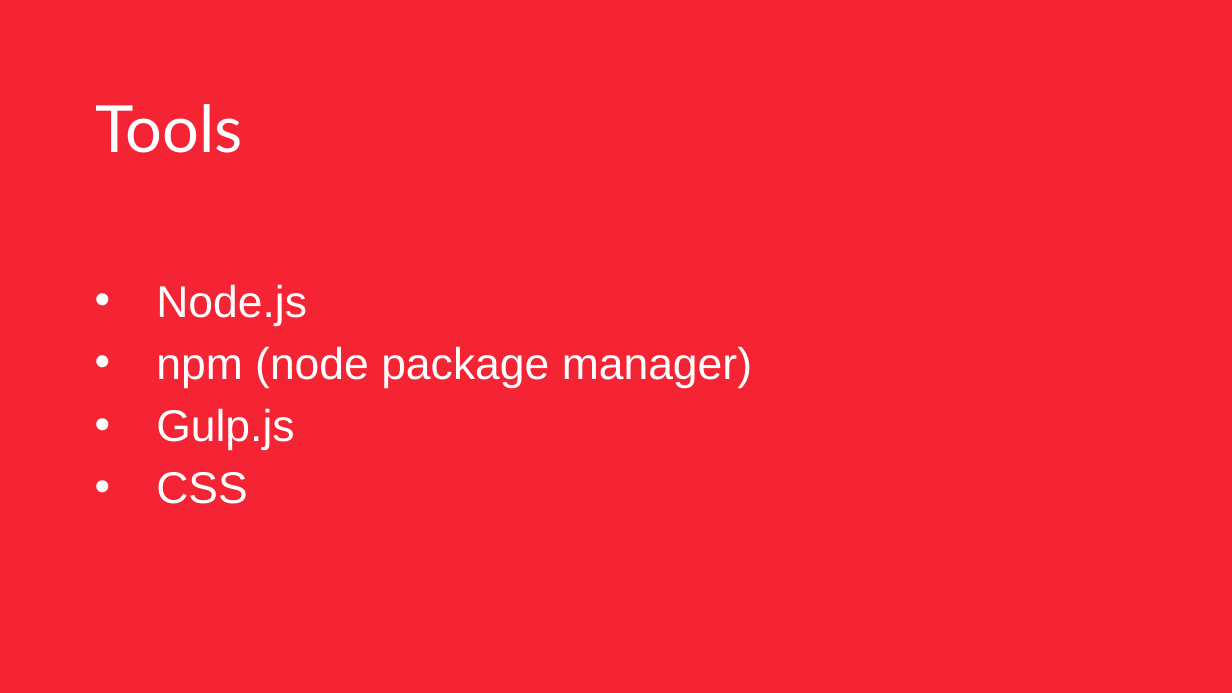
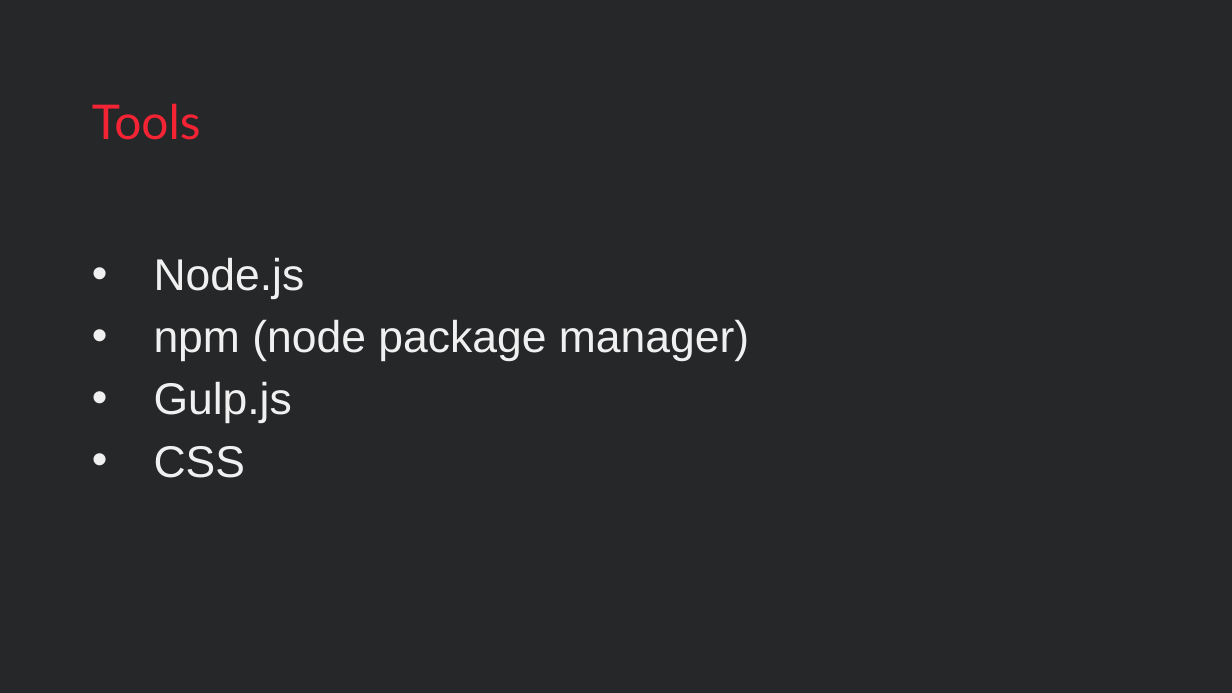
Before and after one commit to mihaeltomic/postcss-presentation, a slide deck: slide 4 of PostCSS.pptx (slide 3 before the commit). Drawn at 1232x693 pixels with LibreOffice and Linux fonts; fonts in the diff are those of the drawing; background and template pictures are left out. Boxes give left, top, right and bottom in pixels: in the first picture for what was removed or moved away, otherwise in the second. Text is boxed around its words. In the diff, an @@ line names an element or a change of style, - is before the commit and + after.

```diff
--- a/PostCSS.pptx
+++ b/PostCSS.pptx
@@ rectangle at bbox=[0, 0, 1232, 692]: fill #F42434 to #262729 @@
@@ title "Tools" at bbox=[92, 103, 201, 140]: size 38 to 28 pt, text colour #FFFFFF to #F42434 @@
@@ text "Node.js": place and size @@
-text "Node.js" at bbox=[156, 284, 752, 504]
+text "Node.js" at bbox=[154, 257, 749, 478]
@@ text "Node.js" at bbox=[154, 257, 749, 478]: text colour #FFFFFF to #F0F0F0 @@
```
Also in this commit, not shown: 4 other slides changed.
